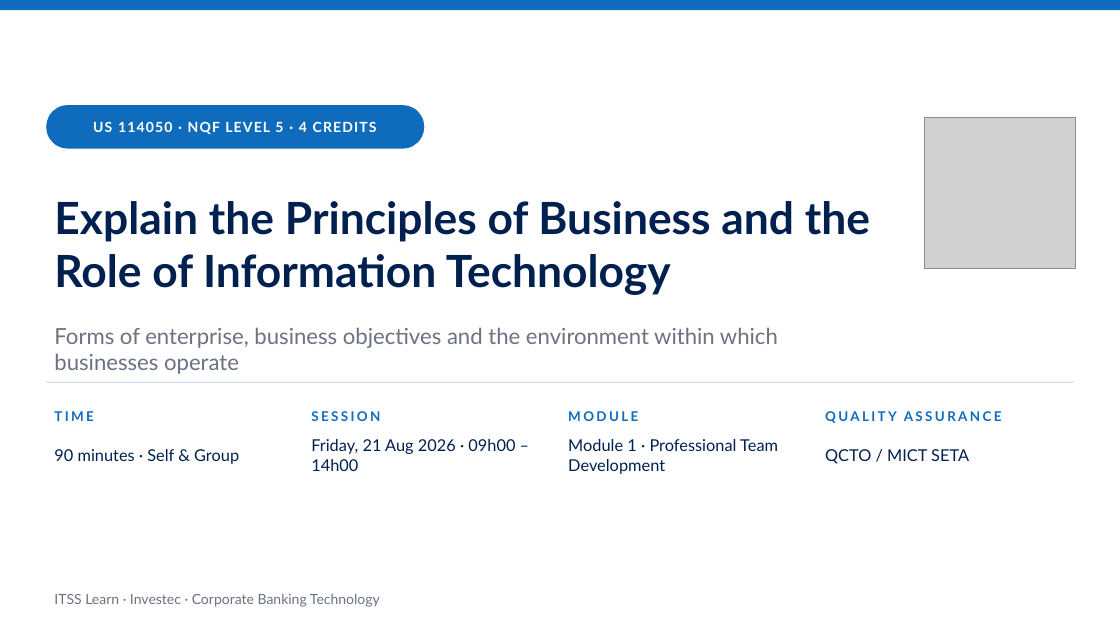
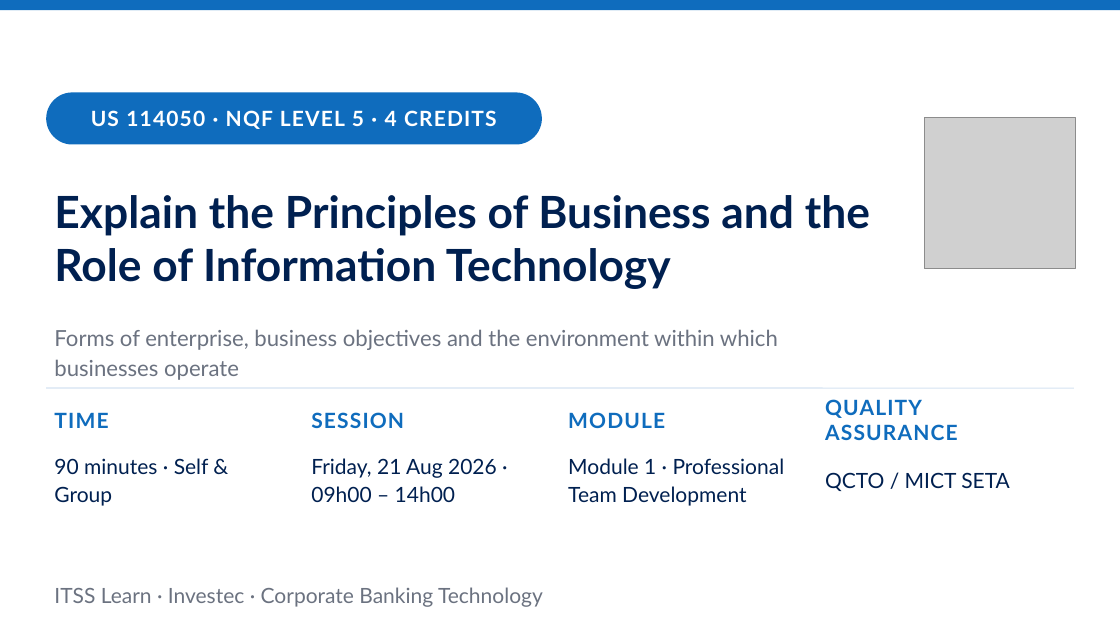
Before and after one commit to andrekyle/ITsystemsupport, a slide deck: slide 1 of public/downloads/US-114050-Principles-of-Business.pptx. Drawn at 1120x630 pixels with LibreOffice and Linux fonts; fonts in the diff are those of the drawing; grey boxes stand for pictures. Boxes give left, top, right and bottom in pixels: in the first picture for what was removed or moved away, otherwise in the second. Text is boxed around its words. In the diff, an @@ line names an element or a change of style, - is before the commit and + after.

```diff
--- a/public/downloads/US-114050-Principles-of-Business.pptx
+++ b/public/downloads/US-114050-Principles-of-Business.pptx
@@ text "US 114050 · NQF LEVEL ..." at (x1=91, y1=110, x2=497, y2=129): size 12 to 18 pt @@
@@ text "US 114050 · NQF LEVEL ..." moved from (x1=93, y1=121, x2=377, y2=134) to (x1=91, y1=110, x2=497, y2=129) @@
@@ rounded rectangle resized from (x1=46, y1=105, x2=424, y2=149) to (x1=46, y1=92, x2=542, y2=145) @@
@@ text "Explain the Principles of Business ..." moved from (x1=54, y1=201, x2=870, y2=295) to (x1=54, y1=195, x2=870, y2=289) @@
@@ text "Forms of enterprise, business objectives ..." at (x1=54, y1=329, x2=778, y2=380): line spacing 1 to 1.15 @@
@@ line moved from (46, 382) - (1074, 382) to (46, 388) - (1074, 388) @@
@@ size 11.5 to 18 pt, letter spacing 2 to 1 pt in 4 elements at (x1=54, y1=412, x2=108, y2=428), (x1=311, y1=412, x2=404, y2=428), (x1=568, y1=412, x2=665, y2=428), (x1=825, y1=399, x2=958, y2=440) @@
@@ text "90 minutes · Self & ..." moved from (x1=54, y1=449, x2=239, y2=464) to (x1=54, y1=458, x2=209, y2=506) @@
@@ text "Friday, 21 Aug 2026 · ..." moved from (x1=311, y1=439, x2=515, y2=471) to (x1=311, y1=458, x2=497, y2=502) @@
@@ text "Module 1 · Professional Team ..." moved from (x1=568, y1=439, x2=778, y2=474) to (x1=568, y1=458, x2=785, y2=506) @@
@@ size 14 to 18 pt; line spacing 1 to 1.1 in 4 elements at (x1=54, y1=458, x2=209, y2=506), (x1=311, y1=458, x2=497, y2=502), (x1=568, y1=458, x2=785, y2=506), (x1=825, y1=472, x2=1010, y2=491) @@
@@ text "QCTO / MICT SETA" moved from (x1=825, y1=449, x2=969, y2=464) to (x1=825, y1=472, x2=1010, y2=491) @@
@@ text "ITSS Learn · Investec · ..." at (x1=54, y1=587, x2=543, y2=607): size 12 to 18 pt @@
```
Also in this commit, not shown: 17 other slides changed, 1 slide added, 1 other file.
